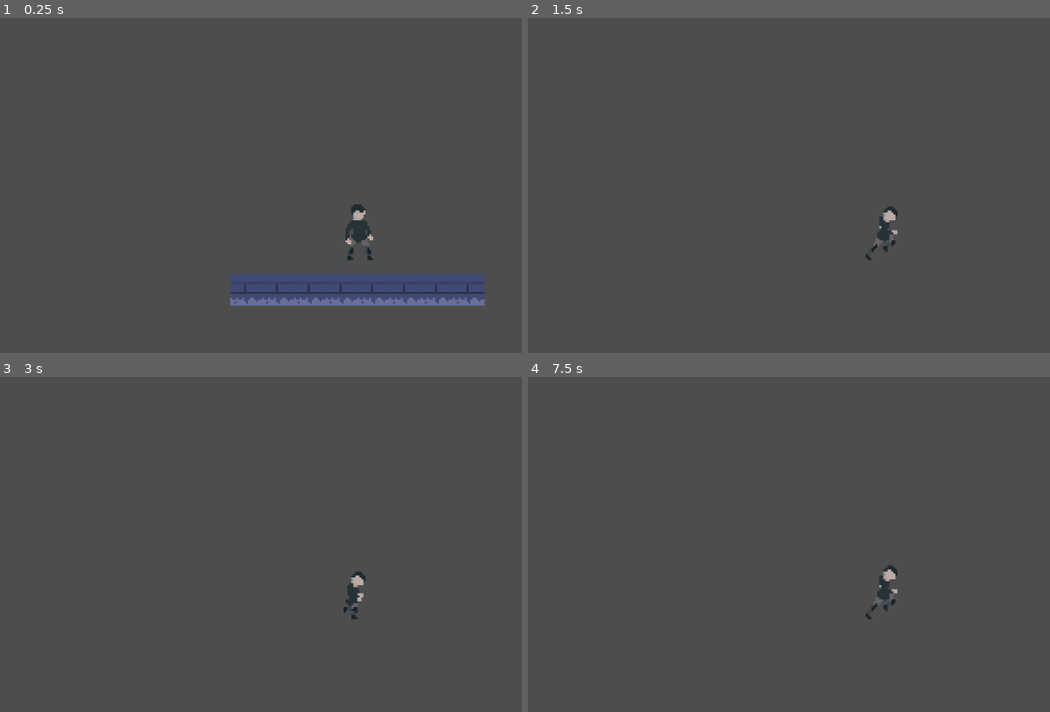
Above: before the commit, frames 1-4 (two rows, left to right).
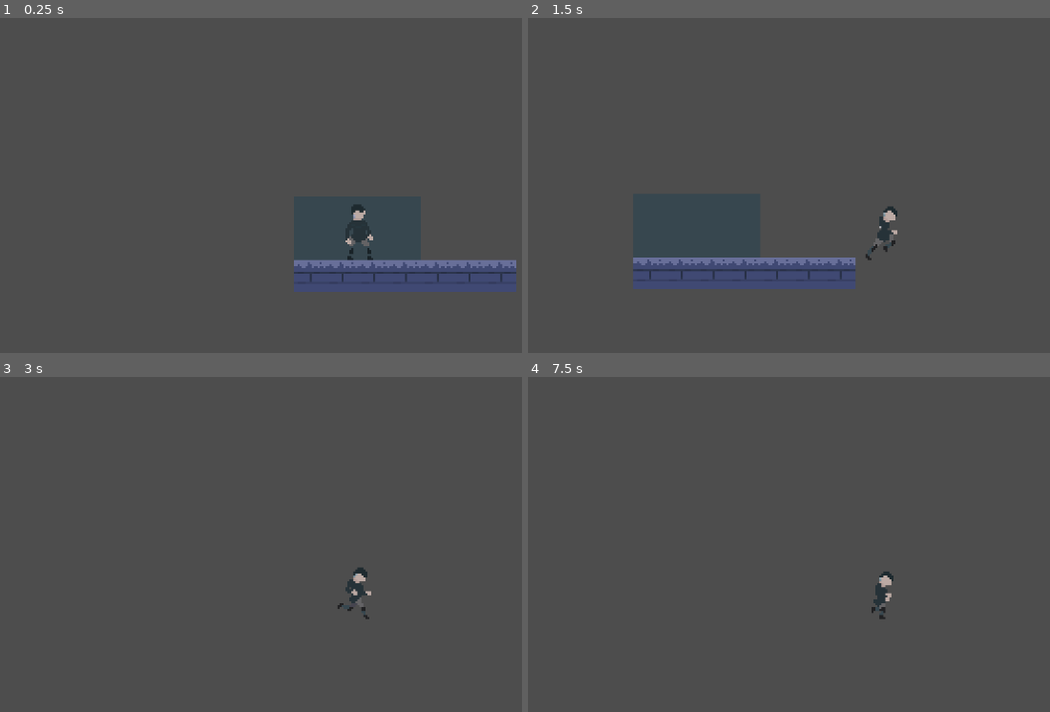
Above: after the commit, the same moments.

Repository: Ivanmaxx/Prosthesium
Game: Godot game, scene res://main.tscn
Two runs of this game, one before a commit and one after it. Both use one fixed random seed, a clock stepped at 60 frames per second and the inputs below.
Inputs (mouse positions are in pixels of both pictures, inside the frame that each line leads up to):
- Up to frame 1 (0.25 s): no input
- Up to frame 2 (1.5 s): tap Enter (ui_accept) at 0.5, 0.77 s; move the mouse to (outside the picture) at 0.52 s; press the mouse at (outside the picture) at 0.53 s; hold Right (ui_right) from 0.53 s (still down); move the mouse to (731, 252) at 1.27 s; release the mouse at (731, 252) at 1.28 s; click (731, 252) at 1.35 s
- Up to frame 3 (3 s): tap Enter (ui_accept) at 1.52 s; move the mouse to (433, 497) at 2.02 s; release Right (ui_right) at 2.03 s; hold Left (ui_left) 2.03-2.78 s; hold E (item_use) 2.03-2.78 s; click (433, 497) at 2.3 s; move the mouse to (318, 678) at 2.77 s; hold Right (ui_right) from 2.78 s (still down); click (318, 678) at 2.85 s
- Up to frame 4 (7.5 s): tap Enter (ui_accept) at 3.02, 3.77, 4.52, 6.02, 6.77 s; move the mouse to (outside the picture) at 3.52 s; press the mouse at (outside the picture) at 3.53 s; move the mouse to (658, 527) at 4.27 s; release Right (ui_right) at 4.28 s; release the mouse at (658, 527) at 4.28 s; hold Left (ui_left) 4.28-5.03 s; tap E (item_use) at 4.35 s; click (658, 527) at 4.55 s; move the mouse to (924, 591) at 5.02 s; press the mouse at (924, 591) at 5.03 s; hold Right (ui_right) 5.03-5.78 s; move the mouse to (773, 484) at 5.77 s; release the mouse at (773, 484) at 5.78 s; hold Left (ui_left) 5.78-7.28 s; click (773, 484) at 5.85 s; move the mouse to (outside the picture) at 6.52 s; hold E (item_use) 6.53-7.28 s; click (outside the picture) at 6.8 s; move the mouse to (731, 611) at 7.27 s; hold Right (ui_right) from 7.28 s (still down); click (731, 611) at 7.35 s

The runs differ from the first frame. In frame 1, 4.9% of the frame differs, in the area x 44-99%, y 72-87%; in frame 2, 3.8%; in frame 3, 0.3%; in frame 4, 0.3%.

Commit message:
ya debil sdelal coliziu
ya sdelal colisuy spasite mena ot sany pz pz pz pz pz

Diff:
--- a/Godot/Prosthesium/Player.gd
+++ b/Godot/Prosthesium/Player.gd
@@ -25,10 +25,10 @@
 		velocity.x = SPEED
 		_animated_sprite.flip_h = false
 		_animated_sprite.play("run")
-	'''if Input.is_action_pressed("hand_action_1") and can_attack:
+	if Input.is_action_pressed("hand_action_1") and can_attack:
 		_animated_sprite.play("punch")
 		can_attack = false
-		if hitbox.is_colliding():
+		'''if hitbox.is_colliding():
 			for i in hitbox.get_colliders():
 				if i.is_in_group("Enemies"):
 					i.take_damage(20)'''
--- a/Godot/Prosthesium/main.tscn
+++ b/Godot/Prosthesium/main.tscn
@@ -15,10 +15,15 @@
 5:0/0 = 0
 6:0/0 = 0
 7:0/0 = 0
+7:0/0/physics_layer_0/polygon_0/points = PackedVector2Array(-8, -8, 8, -8, 8, 8, -8, 8)
 8:0/0 = 0
+8:0/0/physics_layer_0/polygon_0/points = PackedVector2Array(-8, -8, 8, -8, 8, 8, -8, 8)
 9:0/0 = 0
+9:0/0/physics_layer_0/polygon_0/points = PackedVector2Array(-8, -8, 8, -8, 8, 8, -8, 8)
 10:0/0 = 0
+10:0/0/physics_layer_0/polygon_0/points = PackedVector2Array(-8, -8, 8, -8, 8, 8, -8, 8)
 11:0/0 = 0
+11:0/0/physics_layer_0/polygon_0/points = PackedVector2Array(-8, -8, 8, -8, 8, 8, -8, 8)
 20:0/0 = 0
 0:1/0 = 0
 1:1/0 = 0
@@ -26,11 +31,16 @@
 4:1/0 = 0
 6:1/0 = 0
 7:1/0 = 0
+7:1/0/physics_layer_0/polygon_0/points = PackedVector2Array(-8, -8, 8, -8, 8, 8, -8, 8)
 8:1/0 = 0
 8:1/0/terrain_set = 1
+8:1/0/physics_layer_0/polygon_0/points = PackedVector2Array(-8, -8, 8, -8, 8, 8, -8, 8)
 9:1/0 = 0
+9:1/0/physics_layer_0/polygon_0/points = PackedVector2Array(-8, -8, 8, -8, 8, 8, -8, 8)
 10:1/0 = 0
+10:1/0/physics_layer_0/polygon_0/points = PackedVector2Array(-8, -8, 8, -8, 8, 8, -8, 8)
 11:1/0 = 0
+11:1/0/physics_layer_0/polygon_0/points = PackedVector2Array(-8, -8, 8, -8, 8, 8, -8, 8)
 18:1/0 = 0
 19:1/0 = 0
 20:1/0 = 0
@@ -38,19 +48,33 @@
 5:2/0 = 0
 6:2/0 = 0
 7:2/0 = 0
+7:2/0/physics_layer_0/polygon_0/points = PackedVector2Array(-8, -8, 8, -8, 8, 8, -8, 8)
 8:2/0 = 0
+8:2/0/physics_layer_0/polygon_0/points = PackedVector2Array(-8, -8, 8, -8, 8, 8, -8, 8)
 10:2/0 = 0
+10:2/0/physics_layer_0/polygon_0/points = PackedVector2Array(-8, -8, 8, -8, 8, 8, -8, 8)
 11:2/0 = 0
+11:2/0/physics_layer_0/polygon_0/points = PackedVector2Array(-8, -8, 8, -8, 8, 8, -8, 8)
 7:3/0 = 0
+7:3/0/physics_layer_0/polygon_0/points = PackedVector2Array(-8, -8, 8, -8, 8, 8, -8, 8)
 8:3/0 = 0
+8:3/0/physics_layer_0/polygon_0/points = PackedVector2Array(-8, -8, 8, -8, 8, 8, -8, 8)
 9:3/0 = 0
+9:3/0/physics_layer_0/polygon_0/points = PackedVector2Array(-8, -8, 8, -8, 8, 8, -8, 8)
 10:3/0 = 0
+10:3/0/physics_layer_0/polygon_0/points = PackedVector2Array(-8, -8, 8, -8, 8, 8, -8, 8)
 11:3/0 = 0
+11:3/0/physics_layer_0/polygon_0/points = PackedVector2Array(-8, -8, 8, -8, 8, 8, -8, 8)
 7:4/0 = 0
+7:4/0/physics_layer_0/polygon_0/points = PackedVector2Array(-8, -8, 8, -8, 8, 8, -8, 8)
 8:4/0 = 0
+8:4/0/physics_layer_0/polygon_0/points = PackedVector2Array(-8, -8, 8, -8, 8, 8, -8, 8)
 9:4/0 = 0
+9:4/0/physics_layer_0/polygon_0/points = PackedVector2Array(-8, -8, 8, -8, 8, 8, -8, 8)
 10:4/0 = 0
+10:4/0/physics_layer_0/polygon_0/points = PackedVector2Array(-8, -8, 8, -8, 8, 8, -8, 8)
 11:4/0 = 0
+11:4/0/physics_layer_0/polygon_0/points = PackedVector2Array(-8, -8, 8, -8, 8, 8, -8, 8)
 6:39/0 = 0
 18:0/size_in_atlas = Vector2i(2, 1)
 18:0/0 = 0
@@ -62,6 +86,7 @@
 12:0/0 = 0
 
 [sub_resource type="TileSet" id="TileSet_22xe0"]
+physics_layer_0/collision_layer = 1
 terrain_set_0/mode = 0
 terrain_set_1/mode = 0
 sources/0 = SubResource("TileSetAtlasSource_s8ke3")
@@ -78,4 +103,4 @@
 [node name="TileMap" parent="." instance=ExtResource("3_bk1wh")]
 position = Vector2(-66, -47)
 tile_set = SubResource("TileSet_22xe0")
-layer_0/tile_data = PackedInt32Array(196604, 589824, 1, 196605, 589824, 1, 196606, 589824, 1, 196607, 589824, 1, 131072, 589824, 1, 131073, 589824, 1, 131074, 589824, 1, 131075, 589824, 1)
+layer_0/tile_data = PackedInt32Array(131070, 589824, 3, 131071, 589824, 3, 65536, 589824, 3, 65537, 589824, 3, 65538, 589824, 3, 65539, 589824, 3, 65540, 589824, 3, 65534, 0, 0, 65535, 0, 0, 0, 0, 0, 1, 0, 0, -65535, 0, 0, -65536, 0, 0, -1, 0, 0, -2, 0, 0)
--- a/Godot/Prosthesium/tile_map.tscn
+++ b/Godot/Prosthesium/tile_map.tscn
@@ -6,84 +6,100 @@
 [sub_resource type="TileSetAtlasSource" id="TileSetAtlasSource_lghfw"]
 texture = ExtResource("1_3g7oa")
 0:0/0 = 0
-0:0/0/physics_layer_0/linear_velocity = Vector2(0, 0)
-0:0/0/physics_layer_0/angular_velocity = 0.0
 2:0/0 = 0
-2:0/0/physics_layer_0/linear_velocity = Vector2(0, 0)
-2:0/0/physics_layer_0/angular_velocity = 0.0
 4:0/0 = 0
-4:0/0/physics_layer_0/linear_velocity = Vector2(0, 0)
-4:0/0/physics_layer_0/angular_velocity = 0.0
 6:0/0 = 0
-6:0/0/physics_layer_0/linear_velocity = Vector2(0, 0)
-6:0/0/physics_layer_0/angular_velocity = 0.0
 8:0/0 = 0
-8:0/0/physics_layer_0/linear_velocity = Vector2(0, 0)
-8:0/0/physics_layer_0/angular_velocity = 0.0
+8:0/0/physics_layer_0/polygon_0/points = PackedVector2Array(-8, -8, 8, -8, 8, 8, -8, 8)
 10:0/0 = 0
-10:0/0/physics_layer_0/linear_velocity = Vector2(0, 0)
-10:0/0/physics_layer_0/angular_velocity = 0.0
+10:0/0/physics_layer_0/polygon_0/points = PackedVector2Array(-8, -8, 8, -8, 8, 8, -8, 8)
 12:0/0 = 0
-12:0/0/physics_layer_0/linear_velocity = Vector2(0, 0)
-12:0/0/physics_layer_0/angular_velocity = 0.0
 14:0/0 = 0
-14:0/0/physics_layer_0/linear_velocity = Vector2(0, 0)
-14:0/0/physics_layer_0/angular_velocity = 0.0
 16:0/0 = 0
-16:0/0/physics_layer_0/linear_velocity = Vector2(0, 0)
-16:0/0/physics_layer_0/angular_velocity = 0.0
 18:0/0 = 0
-18:0/0/physics_layer_0/linear_velocity = Vector2(0, 0)
-18:0/0/physics_layer_0/angular_velocity = 0.0
 20:0/0 = 0
-20:0/0/physics_layer_0/linear_velocity = Vector2(0, 0)
-20:0/0/physics_layer_0/angular_velocity = 0.0
 22:0/0 = 0
-22:0/0/physics_layer_0/linear_velocity = Vector2(0, 0)
-22:0/0/physics_layer_0/angular_velocity = 0.0
 24:0/0 = 0
-24:0/0/physics_layer_0/linear_velocity = Vector2(0, 0)
-24:0/0/physics_layer_0/angular_velocity = 0.0
 26:0/0 = 0
-26:0/0/physics_layer_0/linear_velocity = Vector2(0, 0)
-26:0/0/physics_layer_0/angular_velocity = 0.0
 28:0/0 = 0
-28:0/0/physics_layer_0/linear_velocity = Vector2(0, 0)
-28:0/0/physics_layer_0/angular_velocity = 0.0
 34:0/0 = 0
-34:0/0/physics_layer_0/linear_velocity = Vector2(0, 0)
-34:0/0/physics_layer_0/angular_velocity = 0.0
 34:0/0/physics_layer_0/polygon_0/points = PackedVector2Array(-8, -8, 8, -8, 8, 8, -8, 8)
 36:0/0 = 0
-36:0/0/physics_layer_0/linear_velocity = Vector2(0, 0)
-36:0/0/physics_layer_0/angular_velocity = 0.0
 36:0/0/physics_layer_0/polygon_0/points = PackedVector2Array(-8, -8, 8, -8, 8, 8, -8, 8)
 38:0/0 = 0
-38:0/0/physics_layer_0/linear_velocity = Vector2(0, 0)
-38:0/0/physics_layer_0/angular_velocity = 0.0
 6:39/0 = 0
-6:39/0/physics_layer_0/linear_velocity = Vector2(0, 0)
-6:39/0/physics_layer_0/angular_velocity = 0.0
 30:0/size_in_atlas = Vector2i(2, 2)
 30:0/0 = 0
-30:0/0/physics_layer_0/linear_velocity = Vector2(0, 0)
-30:0/0/physics_layer_0/angular_velocity = 0.0
 32:0/size_in_atlas = Vector2i(1, 2)
 32:0/0 = 0
-32:0/0/physics_layer_0/linear_velocity = Vector2(0, 0)
-32:0/0/physics_layer_0/angular_velocity = 0.0
 40:0/size_in_atlas = Vector2i(2, 1)
 40:0/0 = 0
-40:0/0/physics_layer_0/linear_velocity = Vector2(0, 0)
-40:0/0/physics_layer_0/angular_velocity = 0.0
 42:0/size_in_atlas = Vector2i(2, 1)
 42:0/0 = 0
-42:0/0/physics_layer_0/linear_velocity = Vector2(0, 0)
-42:0/0/physics_layer_0/angular_velocity = 0.0
 44:0/size_in_atlas = Vector2i(2, 1)
 44:0/0 = 0
-44:0/0/physics_layer_0/linear_velocity = Vector2(0, 0)
-44:0/0/physics_layer_0/angular_velocity = 0.0
+11:0/0 = 0
+11:0/0/physics_layer_0/polygon_0/points = PackedVector2Array(-8, -8, 8, -8, 8, 8, -8, 8)
+11:2/0 = 0
+11:2/0/physics_layer_0/polygon_0/points = PackedVector2Array(-8, -8, 8, -8, 8, 8, -8, 8)
+11:3/0 = 0
+11:3/0/physics_layer_0/polygon_0/points = PackedVector2Array(-8, -8, 8, -8, 8, 8, -8, 8)
+11:4/0 = 0
+11:4/0/physics_layer_0/polygon_0/points = PackedVector2Array(-8, -8, 8, -8, 8, 8, -8, 8)
+10:4/0 = 0
+10:4/0/physics_layer_0/polygon_0/points = PackedVector2Array(-8, -8, 8, -8, 8, 8, -8, 8)
+10:2/0 = 0
+10:2/0/physics_layer_0/polygon_0/points = PackedVector2Array(-8, -8, 8, -8, 8, 8, -8, 8)
+11:1/0 = 0
+11:1/0/physics_layer_0/polygon_0/points = PackedVector2Array(-8, -8, 8, -8, 8, 8, -8, 8)
+10:1/0 = 0
+10:1/0/physics_layer_0/polygon_0/points = PackedVector2Array(-8, -8, 8, -8, 8, 8, -8, 8)
+9:1/0 = 0
+9:1/0/physics_layer_0/polygon_0/points = PackedVector2Array(-8, -8, 8, -8, 8, 8, -8, 8)
+7:0/0 = 0
+7:0/0/physics_layer_0/polygon_0/points = PackedVector2Array(-8, -8, 8, -8, 8, 8, -8, 8)
+7:1/0 = 0
+7:1/0/physics_layer_0/polygon_0/points = PackedVector2Array(-8, -8, 8, -8, 8, 8, -8, 8)
+9:0/0 = 0
+9:0/0/physics_layer_0/polygon_0/points = PackedVector2Array(-8, -8, 8, -8, 8, 8, -8, 8)
+10:3/0 = 0
+10:3/0/physics_layer_0/polygon_0/points = PackedVector2Array(-8, -8, 8, -8, 8, 8, -8, 8)
+8:1/0 = 0
+8:1/0/physics_layer_0/polygon_0/points = PackedVector2Array(-8, -8, 8, -8, 8, 8, -8, 8)
+8:2/0 = 0
+8:2/0/physics_layer_0/polygon_0/points = PackedVector2Array(-8, -8, 8, -8, 8, 8, -8, 8)
+7:3/0 = 0
+7:3/0/physics_layer_0/polygon_0/points = PackedVector2Array(-8, -8, 8, -8, 8, 8, -8, 8)
+8:3/0 = 0
+8:3/0/physics_layer_0/polygon_0/points = PackedVector2Array(-8, -8, 8, -8, 8, 8, -8, 8)
+7:4/0 = 0
+7:4/0/physics_layer_0/polygon_0/points = PackedVector2Array(-8, -8, 8, -8, 8, 8, -8, 8)
+9:4/0 = 0
+9:4/0/physics_layer_0/polygon_0/points = PackedVector2Array(-8, -8, 8, -8, 8, 8, -8, 8)
+8:4/0 = 0
+8:4/0/physics_layer_0/polygon_0/points = PackedVector2Array(-8, -8, 8, -8, 8, 8, -8, 8)
+9:3/0 = 0
+9:3/0/physics_layer_0/polygon_0/points = PackedVector2Array(-8, -8, 8, -8, 8, 8, -8, 8)
+7:2/0 = 0
+7:2/0/physics_layer_0/polygon_0/points = PackedVector2Array(-8, -8, 8, -8, 8, 8, -8, 8)
+6:2/0 = 0
+5:2/0 = 0
+4:1/0 = 0
+5:0/0 = 0
+4:2/0 = 0
+6:1/0 = 0
+13:0/0 = 0
+15:0/0 = 0
+17:0/0 = 0
+19:0/0 = 0
+18:1/0 = 0
+19:1/0 = 0
+20:1/0 = 0
+1:0/0 = 0
+0:1/0 = 0
+1:1/0 = 0
+2:1/0 = 0
+3:0/0 = 0
 
 [sub_resource type="TileSet" id="TileSet_f2qk7"]
 physics_layer_0/collision_layer = 1
